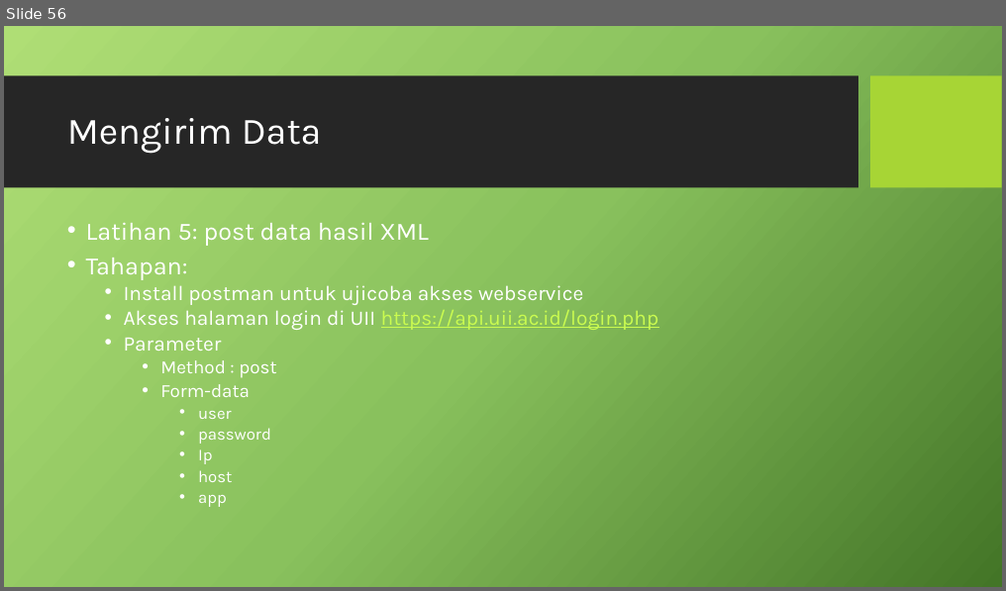
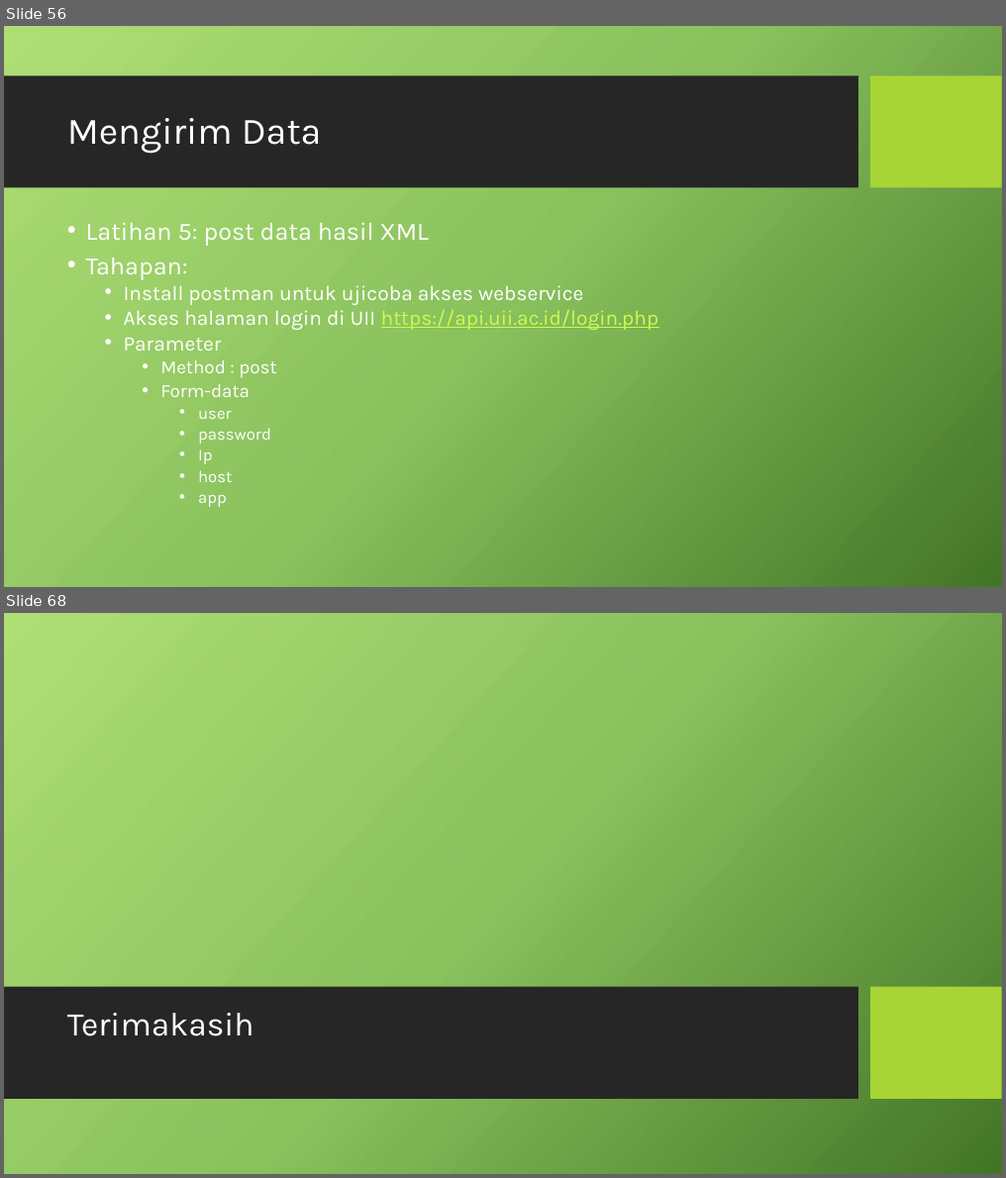
Before and after one commit to prayitna/asp.net, a slide deck: presentasi 3.pptx. Shown one above the other, each under a label of ours: slide 56 before the commit, slides 56 and 68 after it; the slides between them are not shown. The pictures are 1006x591 and 1006x1178 pixels, drawn with LibreOffice and Linux fonts; fonts in the diff are those of the drawing; background and template pictures are left out. Boxes give left, top, right and bottom in pixels: in the first picture for what was removed or moved away, otherwise in the second. Text is boxed around its words. In the diff, an @@ line names an element or a change of style, - is before the commit and + after.

```diff
--- a/presentasi 3.pptx
+++ b/presentasi 3.pptx
@@ slide 68 added at (4,613,1002,1174), background picture (left out) @@
@@ rectangle added at (4,987,858,1100), fill #262626 @@
@@ rectangle added at (871,987,1002,1100), fill #A7D535 @@
@@ title added at (67,1013,254,1037), 32 pt, text #FFFFFF @@
+Terimakasih
```
Also in this commit, not shown: 2 slides changed, 10 other slides added, 1 slide removed, 3 other files.
